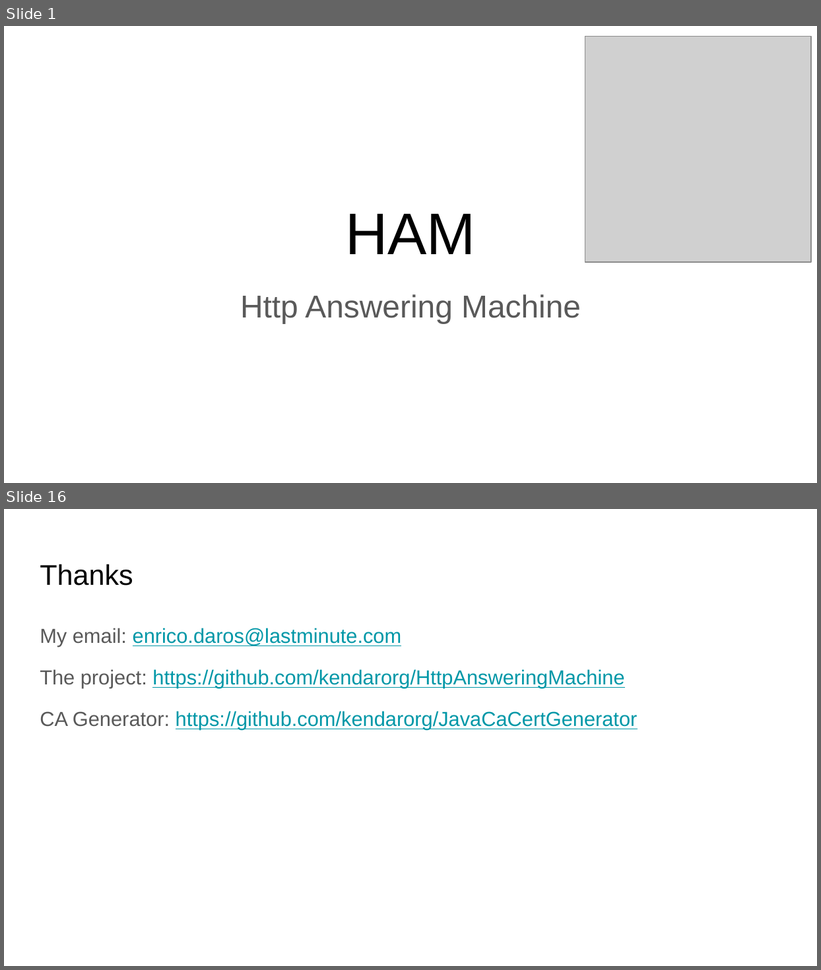
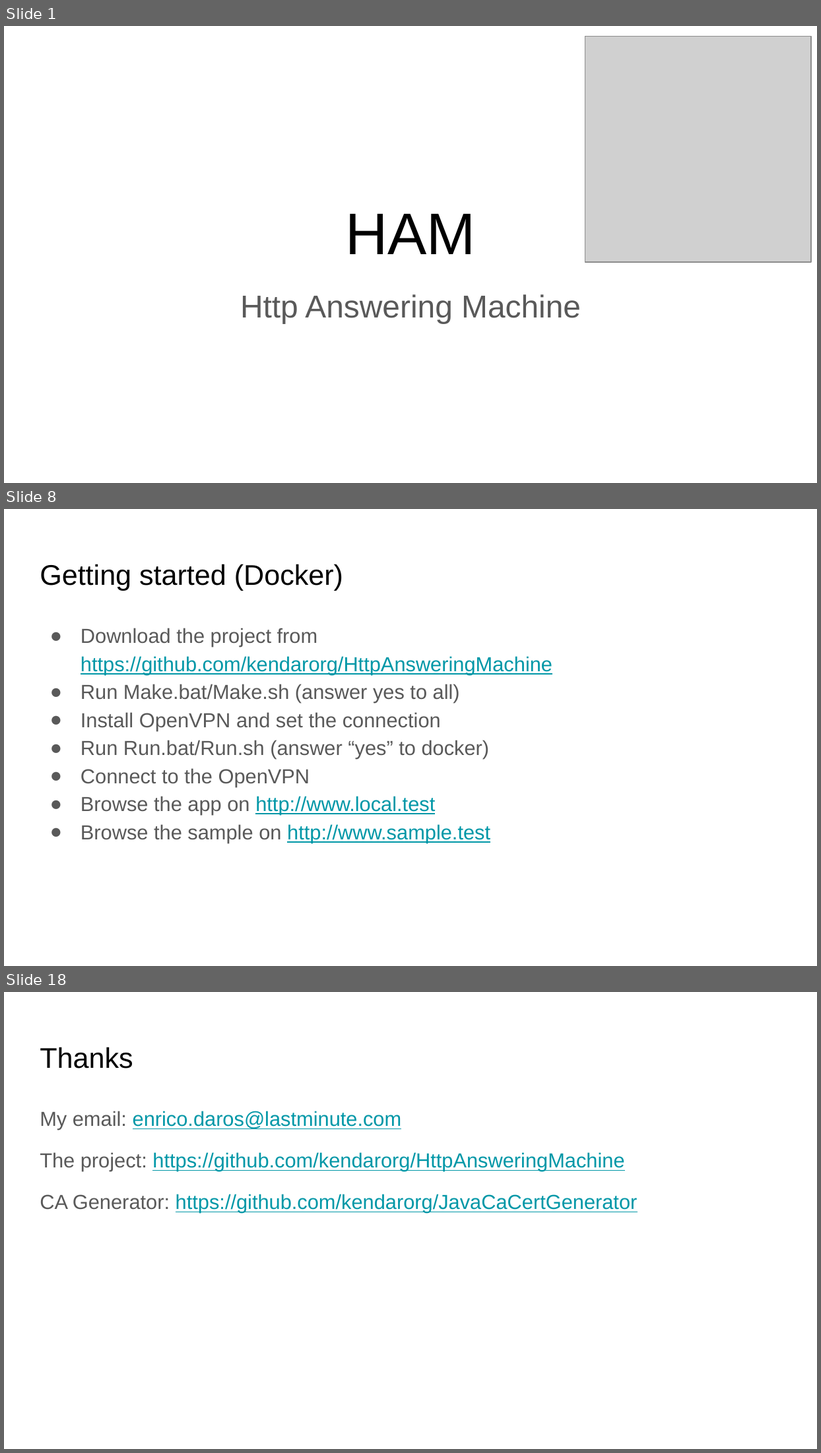
Before and after one commit to kendarorg/HttpAnsweringMachine, a slide deck: docs/HAM.pptx. Shown one above the other, each under a label of ours: slides 1 and 16 before the commit, slides 1, 8 and 18 after it; the slides between them are not shown. The pictures are 821x970 and 821x1453 pixels, drawn with LibreOffice and Linux fonts; fonts in the diff are those of the drawing; grey boxes stand for pictures. Boxes give left, top, right and bottom in pixels: in the first picture for what was removed or moved away, otherwise in the second. Text is boxed around its words. In the diff, an @@ line names an element or a change of style, - is before the commit and + after.

```diff
--- a/docs/HAM.pptx
+++ b/docs/HAM.pptx
@@ slide 8 added at (x1=4, y1=509, x2=817, y2=966), background #FFFFFF @@
@@ title added at (x1=40, y1=564, x2=343, y2=590), 25.2 pt, text #000000 @@
+Getting started (Docker)
@@ text added at (x1=81, y1=628, x2=552, y2=843), 18 pt, text #595959 @@
+● Download the project from https://github.com/kendarorg/HttpAnsweringMachine
+● Run Make.bat/Make.sh (answer yes to all)
+● Install OpenVPN and set the connection
+● Run Run.bat/Run.sh (answer “yes” to docker)
+● Connect to the OpenVPN
+● Browse the app on http://www.local.test
+● Browse the sample on http://www.sample.test
@@ what was slide 16 is now slide 18 @@
```
Also in this commit, not shown: 3 slides changed, 12 other slides added, 11 slides removed, 9 other files.
